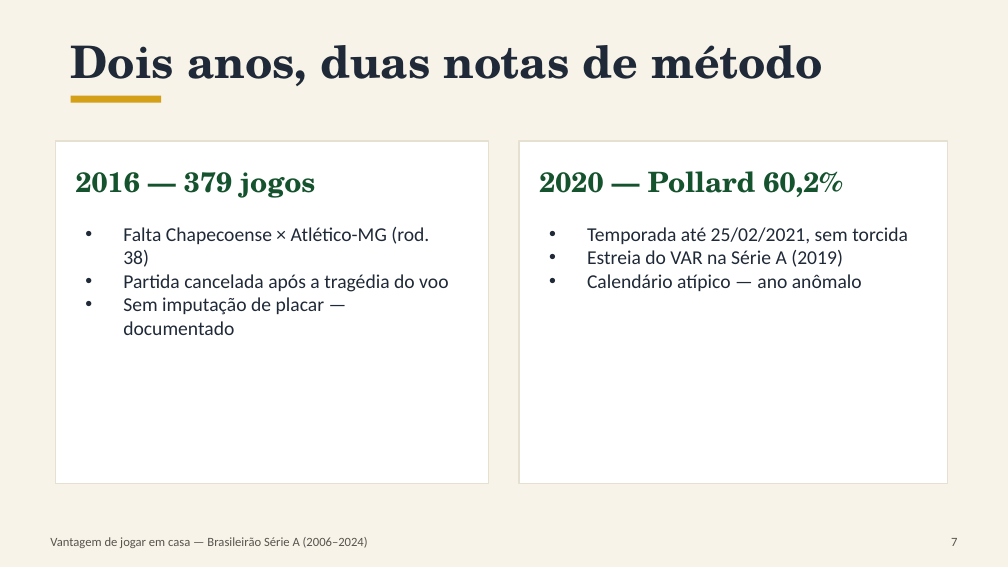
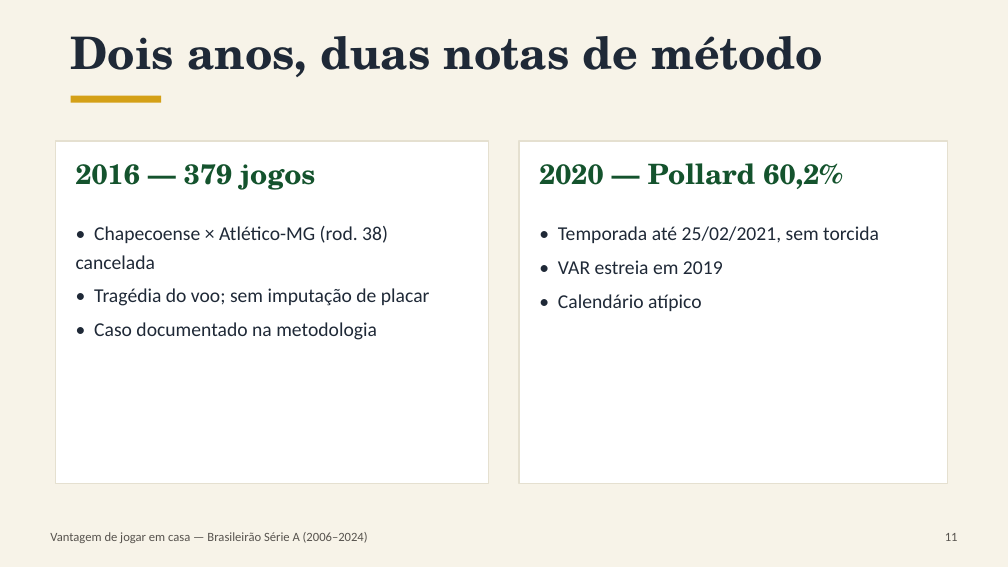
Before and after one commit to EmiyaKiritsugu3/TCC, a slide deck: slide 11 of apresentacao/apresentacao_tcc.pptx (slide 7 before the commit). Drawn at 1008x567 pixels with LibreOffice and Linux fonts; fonts in the diff are those of the drawing. Boxes give left, top, right and bottom in pixels: in the first picture for what was removed or moved away, otherwise in the second. Text is boxed around its words. In the diff, an @@ line names an element or a change of style, - is before the commit and + after.

```diff
--- a/apresentacao/apresentacao_tcc.pptx
+++ b/apresentacao/apresentacao_tcc.pptx
@@ text at (76,226,430,340): text changed @@
-• Falta Chapecoense × Atlético-MG (rod. 38)
-• Partida cancelada após a tragédia do voo
-• Sem imputação de placar — documentado
+• Chapecoense × Atlético-MG (rod. 38) cancelada
+• Tragédia do voo; sem imputação de placar
+• Caso documentado na metodologia
@@ text at (558,226,879,274): text changed @@
-• Temporada até 25/02/2021, sem torcida
-• Estreia do VAR na Série A (2019)
-• Calendário atípico — ano anômalo
+• Temporada até 25/02/2021, sem torcida
+• VAR estreia em 2019
+• Calendário atípico
@@ more space between paragraphs; vertical alignment middle to top in 4 elements at (71,36,823,77), (76,164,315,190), (539,163,842,189), (50,532,368,543) @@
@@ text "11" at (945,533,958,541): vertical alignment middle to top @@
@@ text at (945,533,958,541): text changed @@
-7
+11
```
Also in this commit, not shown: 9 other slides changed, 4 slides added, 8 other files.
